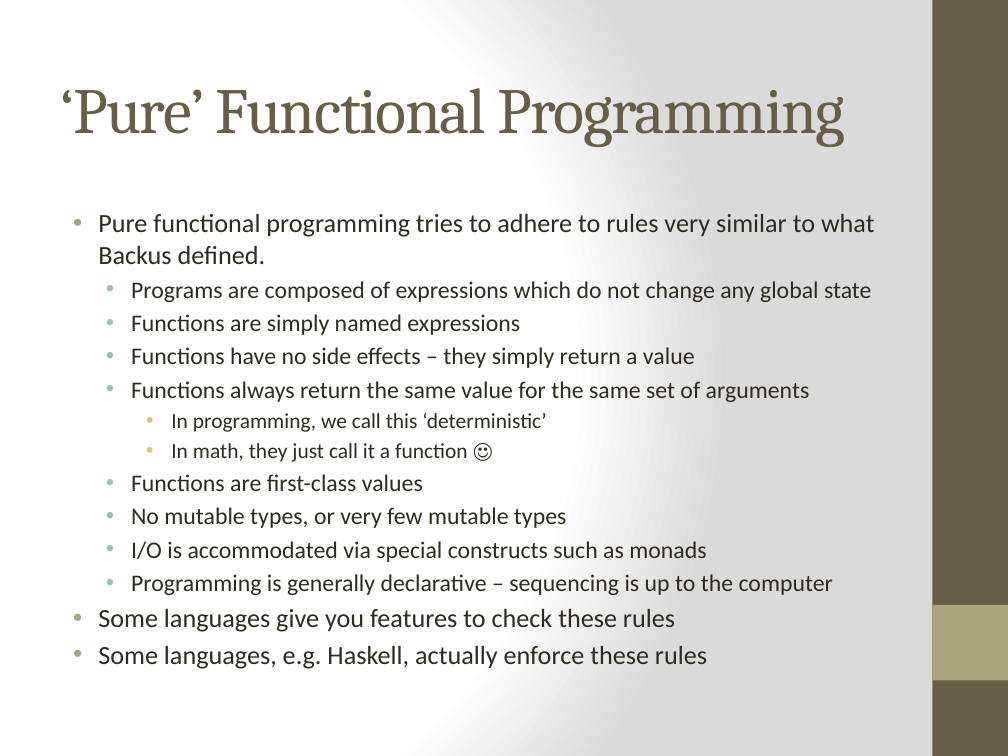
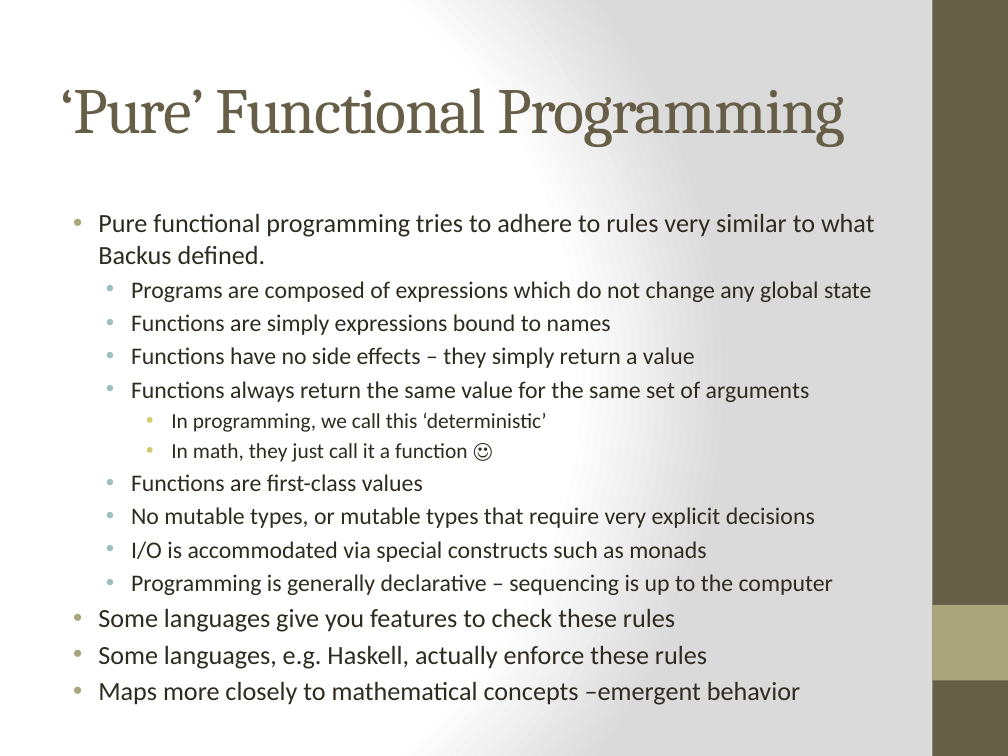
Before and after one commit to bjhartin/FoundationsOfFunctionalProgramming, a slide deck: slide 8 of FoundationsOfFunctionalProgramming.pptx. Drawn at 1008x756 pixels with LibreOffice and Linux fonts; fonts in the diff are those of the drawing. Boxes give left, top, right and bottom in pixels: in the first picture for what was removed or moved away, otherwise in the second. Text is boxed around its words. In the diff, an @@ line names an element or a change of style, - is before the commit and + after.

```diff
--- a/FoundationsOfFunctionalProgramming.pptx
+++ b/FoundationsOfFunctionalProgramming.pptx
@@ text at [131, 314, 611, 335]: text changed @@
-  • Functions are simply named expressions
+  • Functions are simply expressions bound to names
@@ text at [131, 507, 815, 528]: text changed @@
-  • No mutable types, or very few mutable types
+  • No mutable types, or mutable types that require very explicit decisions
@@ text at [98, 681, 800, 705]: paragraph added @@
+• Maps more closely to mathematical concepts –emergent behavior
```
Also in this commit, not shown: 6 other slides changed, 2 slides added, 2 slides removed, 2 other files.
